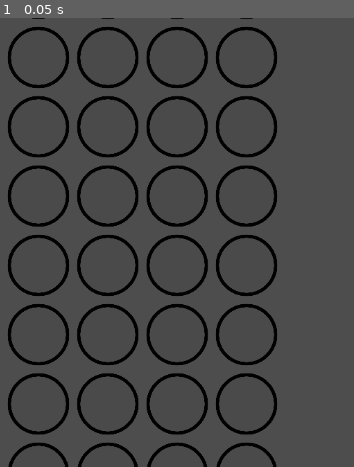
Above: before the commit, frame 1.
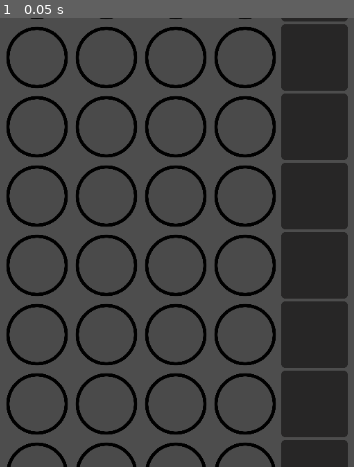
Above: after the commit, the same moment.

Repository: BjornODev/Mastermind_Public
Game: Godot game, scene res://scenes/Main.tscn
Two runs of this game, one before a commit and one after it. Both use one fixed random seed, a clock stepped at 60 frames per second and the inputs below.
Inputs:
- Up to frame 1 (0.05 s): no input

The runs differ from the first frame. In frame 1, 25% of the frame differs, in the area x 1-99%, y 0-100%.

Commit message:
Added visual feedback to guesses

Diff:
--- /dev/null
+++ b/assets/circle_black.svg
@@ -0,0 +1 @@
+<svg style="height: 512px; width: 512px;" xmlns="http://www.w3.org/2000/svg" viewBox="0 0 512 512"><rect fill="#4a4a4a" fill-opacity="0" height="512" width="512" rx="32" ry="32"></rect><g class="" style="" transform="translate(0,0)"><g><path d="M256 23.05C127.5 23.05 23.05 127.5 23.05 256C23.05 384.5 127.5 488.9 256 488.9C384.5 488.9 488.9 384.5 488.9 256C488.9 127.5 384.5 23.05 256 23.05Z" class="" fill="#000000" fill-opacity="1"></path><path d="M256 40.95C374.9 40.95 471.1 137.1 471.1 256C471.1 374.9 374.9 471.1 256 471.1C137.1 471.1 40.95 374.9 40.95 256C40.95 137.1 137.1 40.95 256 40.95Z" class="selected" fill="#161515" fill-opacity="1"></path></g></g></svg>
--- /dev/null
+++ b/assets/circle_white.svg
@@ -0,0 +1 @@
+<svg style="height: 512px; width: 512px;" xmlns="http://www.w3.org/2000/svg" viewBox="0 0 512 512"><rect fill="#4a4a4a" fill-opacity="0" height="512" width="512" rx="32" ry="32"></rect><g class="" style="" transform="translate(0,0)"><g><path d="M256 23.05C127.5 23.05 23.05 127.5 23.05 256C23.05 384.5 127.5 488.9 256 488.9C384.5 488.9 488.9 384.5 488.9 256C488.9 127.5 384.5 23.05 256 23.05Z" class="" fill="#000000" fill-opacity="1"></path><path d="M256 40.95C374.9 40.95 471.1 137.1 471.1 256C471.1 374.9 374.9 471.1 256 471.1C137.1 471.1 40.95 374.9 40.95 256C40.95 137.1 137.1 40.95 256 40.95Z" class="selected" fill="#ffffff" fill-opacity="1"></path></g></g></svg>
--- /dev/null
+++ b/assets/rounded_square.svg
@@ -0,0 +1 @@
+<svg style="height: 512px; width: 512px;" xmlns="http://www.w3.org/2000/svg" viewBox="0 0 512 512"><rect fill="#272626" fill-opacity="1" height="512" width="512" rx="32" ry="32"></rect><g class="" style="" transform="translate(0,0)"><path d="M106.854 106.002a26.003 26.003 0 0 0-25.64 29.326c16 124 16 117.344 0 241.344a26.003 26.003 0 0 0 35.776 27.332l298-124a26.003 26.003 0 0 0 0-48.008l-298-124a26.003 26.003 0 0 0-10.136-1.994z" fill="#860a19" fill-opacity="0"></path></g></svg>
--- a/project.godot
+++ b/project.godot
@@ -28,13 +28,13 @@
 "type": "file"
 }, {
 "column": 0,
-"line": 23,
+"line": 0,
 "path": "res://scripts/slot.gd",
 "type": "file"
 }, {
-"column": 25,
+"column": 1,
 "current": true,
-"line": 50,
+"line": 64,
 "path": "res://scripts/board.gd",
 "type": "file"
 }, {
@@ -44,8 +44,18 @@
 "type": "file"
 }, {
 "column": 0,
-"line": 10,
+"line": 0,
 "path": "res://scripts/palette.gd",
+"type": "file"
+}, {
+"column": 0,
+"line": 0,
+"path": "res://scripts/feedback_grid.gd",
+"type": "file"
+}, {
+"column": 1,
+"line": 8,
+"path": "res://scripts/feedback_peg.gd",
 "type": "file"
 }]
 project/breakpoints={
--- a/scenes/Board.tscn
+++ b/scenes/Board.tscn
@@ -1,7 +1,8 @@
-[gd_scene load_steps=3 format=3 uid="uid://bv23udtflu1si"]
+[gd_scene load_steps=4 format=3 uid="uid://bv23udtflu1si"]
 
 [ext_resource type="Script" uid="uid://csbb0gp6na21v" path="res://scripts/board.gd" id="1_hs2ul"]
 [ext_resource type="PackedScene" uid="uid://cbbuna4ye86q4" path="res://scenes/Slot.tscn" id="2_hs2ul"]
+[ext_resource type="PackedScene" uid="uid://c5awicftvlqv6" path="res://scenes/Feedback_Grid.tscn" id="3_66b1s"]
 
 [node name="Board" type="GridContainer"]
 offset_right = 40.0
@@ -9,3 +10,4 @@
 columns = 4
 script = ExtResource("1_hs2ul")
 slot_scene = ExtResource("2_hs2ul")
+feedback_scene = ExtResource("3_66b1s")
--- /dev/null
+++ b/scenes/Feedback_Grid.tscn
@@ -0,0 +1,28 @@
+[gd_scene load_steps=4 format=3 uid="uid://c5awicftvlqv6"]
+
+[ext_resource type="Script" uid="uid://c5abj76boixbx" path="res://scripts/feedback_grid.gd" id="1_3mss7"]
+[ext_resource type="Texture2D" uid="uid://pmakpmew3788" path="res://assets/rounded_square.svg" id="2_3mss7"]
+[ext_resource type="PackedScene" uid="uid://dtprhtpskf5sw" path="res://scenes/Feedback_Peg.tscn" id="2_cvv55"]
+
+[node name="Feedback_Grid" type="Control"]
+layout_mode = 3
+anchors_preset = 0
+offset_right = 40.0
+offset_bottom = 40.0
+script = ExtResource("1_3mss7")
+peg_scene = ExtResource("2_cvv55")
+
+[node name="TextureRect" type="TextureRect" parent="."]
+custom_minimum_size = Vector2(96, 96)
+layout_mode = 0
+offset_right = 96.0
+offset_bottom = 96.0
+texture = ExtResource("2_3mss7")
+expand_mode = 1
+
+[node name="GridContainer" type="GridContainer" parent="."]
+custom_minimum_size = Vector2(96, 96)
+layout_mode = 0
+offset_right = 40.0
+offset_bottom = 40.0
+columns = 2
--- /dev/null
+++ b/scenes/Feedback_Peg.tscn
@@ -0,0 +1,14 @@
+[gd_scene load_steps=3 format=3 uid="uid://dtprhtpskf5sw"]
+
+[ext_resource type="Texture2D" uid="uid://bunkokyi6n86m" path="res://assets/circle_black.svg" id="1_fiaiv"]
+[ext_resource type="Script" uid="uid://bownrsg5r2h8n" path="res://scripts/feedback_peg.gd" id="2_p7ttd"]
+
+[node name="TextureRect" type="TextureRect"]
+custom_minimum_size = Vector2(32, 32)
+offset_right = 40.0
+offset_bottom = 40.0
+size_flags_horizontal = 6
+size_flags_vertical = 2
+texture = ExtResource("1_fiaiv")
+expand_mode = 1
+script = ExtResource("2_p7ttd")
--- a/scripts/board.gd
+++ b/scripts/board.gd
@@ -1,8 +1,10 @@
 extends GridContainer
+
 
 @export var rows := 9
 @export var v_columns := 4
 @export var slot_scene: PackedScene
+@export var feedback_scene: PackedScene
 
 var active_row := 0
 var secret_code = []
@@ -23,33 +25,45 @@
 #	print("Secret: ", secret_code)
 
 func build_board():
-	columns = v_columns
+	columns = v_columns + 1
 
 	for r in rows:
-		for c in columns:
+		for c in v_columns:
 			var slot = slot_scene.instantiate()
 			slot.row = rows - 1 - r
-			slot.column = columns - 1 - c
+			slot.column = c
 			add_child(slot)
+		var grid = feedback_scene.instantiate()
+		grid.row = rows - 1 - r
+		add_child(grid)
 
 
 func _on_pressed() -> void:
 	submit_guess()
 
+
 func submit_guess():
 	var guess = []
 
-	for slot in self.get_children():
-		if slot.row == active_row:
-			if slot.color_id == -1:
-				print("Invalid Guess")
-				return
+	for child in get_children():
+		if child is Slot:
+			if child.row == active_row:
+				if child.color_id == -1:
+					print("Invalid Guess")
+					return
 
-			guess.append(slot.color_id)
+				guess.append(child.color_id)
 
 	print("Guess:", guess)
-	if evaluate_guess(guess):
-		print(secret_code)
+	var result = evaluate_guess(guess)
+
+	for child in get_children():
+		if child is Feedback_Grid:
+			if child.row == active_row:
+				print("Showing results for row", active_row)
+				child.show_results(result[0], result[1])
+
+	print("Black: ", result[0], "White: ", result[1])
 
 	active_row += 1
 	if active_row >= rows:
@@ -69,13 +83,7 @@
 			secret_copy[i] = -1
 
 	for g in guess_copy:
-		for s in secret_copy:
-			if g != -1 and g == s:
+		if g in secret_copy and g != -1:
 				white += 1
-				var secret_index = secret_copy.find(g)
-				secret_copy[secret_index] = -1
-
-	if black == code_length:
-		return true
-
-	print("Black: {} White: {}".format([black,white], "{}"))
+				secret_copy[secret_copy.find(g)] = -1
+	return [black, white]
--- /dev/null
+++ b/scripts/feedback_grid.gd
@@ -0,0 +1,21 @@
+class_name Feedback_Grid
+extends Control
+
+@export var peg_scene: PackedScene
+
+@onready var background = $TextureRect
+@onready var grid = $GridContainer
+var row := 0
+
+func _ready():
+	background.size.x = grid.columns * 48
+
+func show_results(black, white):
+	for i in range(black):
+		var peg = peg_scene.instantiate()
+		peg.set_color(0)
+		grid.add_child(peg)
+	for i in range(white):
+		var peg = peg_scene.instantiate()
+		peg.set_color(1)
+		grid.add_child(peg)
--- /dev/null
+++ b/scripts/feedback_peg.gd
@@ -0,0 +1,12 @@
+extends TextureRect
+
+
+var color_id := 0
+var peg_textures = [
+	preload("res://assets/circle_black.svg"),
+	preload("res://assets/circle_white.svg")
+	]
+
+func set_color(id):
+	color_id = id
+	texture = peg_textures[id]
--- a/scripts/slot.gd
+++ b/scripts/slot.gd
@@ -1,3 +1,4 @@
+class_name Slot
 extends TextureRect
 
 @export var empty_texture = Texture
Not shown, added: assets/circle_black.svg.import
Not shown, added: assets/circle_white.svg.import
Not shown, added: assets/rounded_square.svg.import
Not shown, added: scripts/feedback_grid.gd.uid
Not shown, added: scripts/feedback_peg.gd.uid
